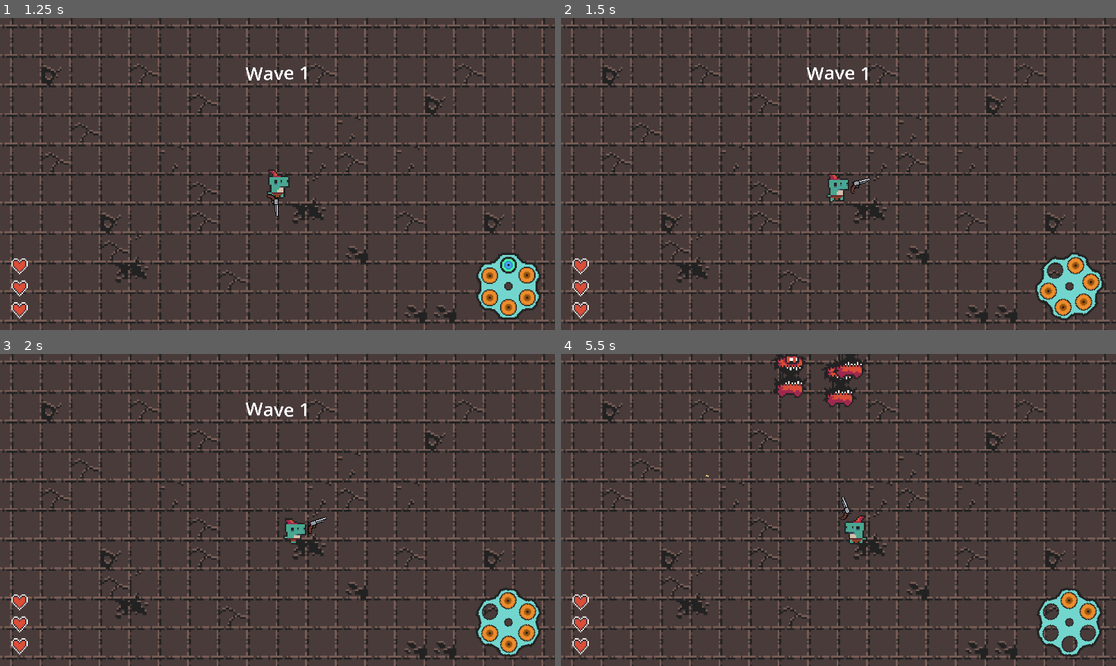
Above: before the commit, frames 1-4 (two rows, left to right).
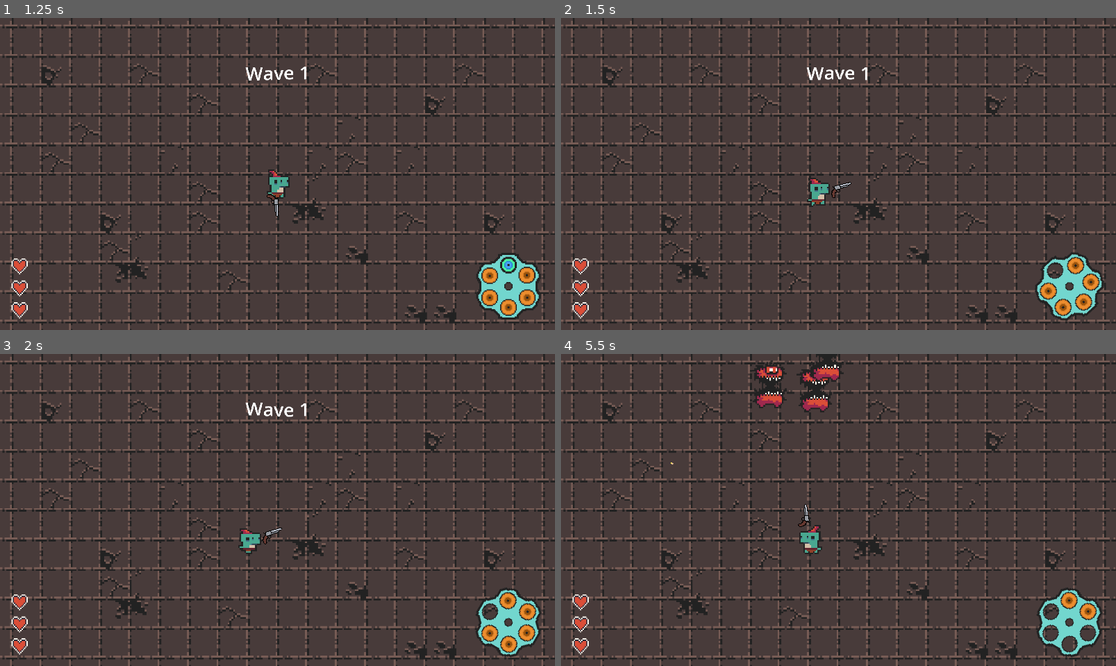
Above: after the commit, the same moments.

Repository: Meemog/GMTK2025
Game: Godot game, scene res://main.tscn
The game is run twice, just before and just after one commit, with the same random seed, the same clock (stepped at 60 frames per second) and the same inputs.
Inputs (mouse positions are in pixels of both pictures, inside the frame that each line leads up to):
- Up to frame 1 (1.25 s): click "Play" at 0.5 s
- Up to frame 2 (1.5 s): move the mouse to (960, 158) at 1.27 s; hold D (right) from 1.28 s (still down); tap Space (dash) at 1.35 s; click (960, 158) at 1.42 s
- Up to frame 3 (2 s): keep holding D (right)
- Up to frame 4 (5.5 s): release D (right) at 2 s; drag from (727, 525) to (810, 572) at 2.02 s; move the mouse to (894, 441) at 2.77 s; hold D (right) 2.78-3.5 s; tap Space (dash) at 2.85, 4.35 s; drag from (810, 572) to (672, 463) at 3.52 s; move the mouse to (1005, 556) at 4.27 s; hold A (left) 4.28-5 s; drag from (672, 463) to (783, 357) at 5.02 s

Frame 1 is identical in both runs. In frame 2, 0.6% of the frame differs, in the area x 44-56%, y 49-61%; in frame 3, 0.6%; in frame 4, 2.9%, in the area x 19-56%, y 0-65%.

Commit message:
Added player collision damage

Diff:
--- a/main/Bullets/blank_bullet.tres
+++ b/main/Bullets/blank_bullet.tres
@@ -12,7 +12,7 @@
 speed = 0.0
 range = 0.0
 piercing = false
-recoil = 25.0
+recoil = 50.0
 description = "Fires nothing causes you to be knocked back."
 side_view_texture = ExtResource("3_oj3rm")
 back_view_texture = ExtResource("1_jj4w2")
--- a/main/Scripts/enemy.gd
+++ b/main/Scripts/enemy.gd
@@ -5,6 +5,7 @@
 var speed
 var hitpoints = 30
 var damage : int = 1
+var vector_to_player: Vector2 = Vector2.ONE
 
 func _ready() -> void:
     $Sprite.play()
@@ -13,7 +14,7 @@
     $ProgressBar.value = hitpoints
 
 func _process(delta: float) -> void:
-    var vector_to_player = (player.position - position).normalized()
+    vector_to_player = (player.position - position).normalized()
 
     position += vector_to_player * speed * delta
     position += linear_velocity
@@ -43,4 +44,8 @@
     if area.collision_layer == 8:
         # Collision with player
         var player : Player = area.get_parent()
-        deal_damage(player)
+        if player.linear_velocity.length() < 10:
+            deal_damage(player)
+        else:
+            take_damage(player.collision_damage)
+            process_knockback(80, vector_to_player.rotated(PI))
--- a/main/Scripts/player.gd
+++ b/main/Scripts/player.gd
@@ -41,6 +41,7 @@
 var time_since_reload = reload_time
 var active = true
 var bullet_temp_bonuses : Array[Dictionary] = [{},{},{},{},{},{}]
+var collision_damage = 22
 
 # Player stats
 var health : int = 3
Not shown: 1 places in main/Bullets/blank_bullet.tres that only renumber resources
